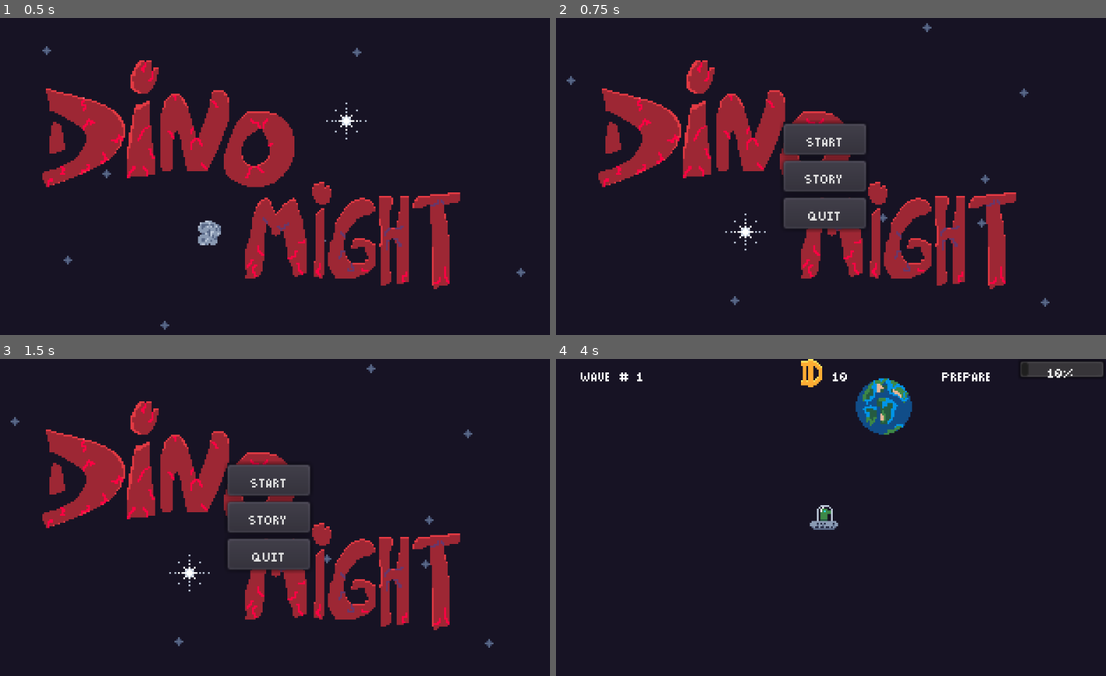
Above: before the commit, frames 1-4 (two rows, left to right).
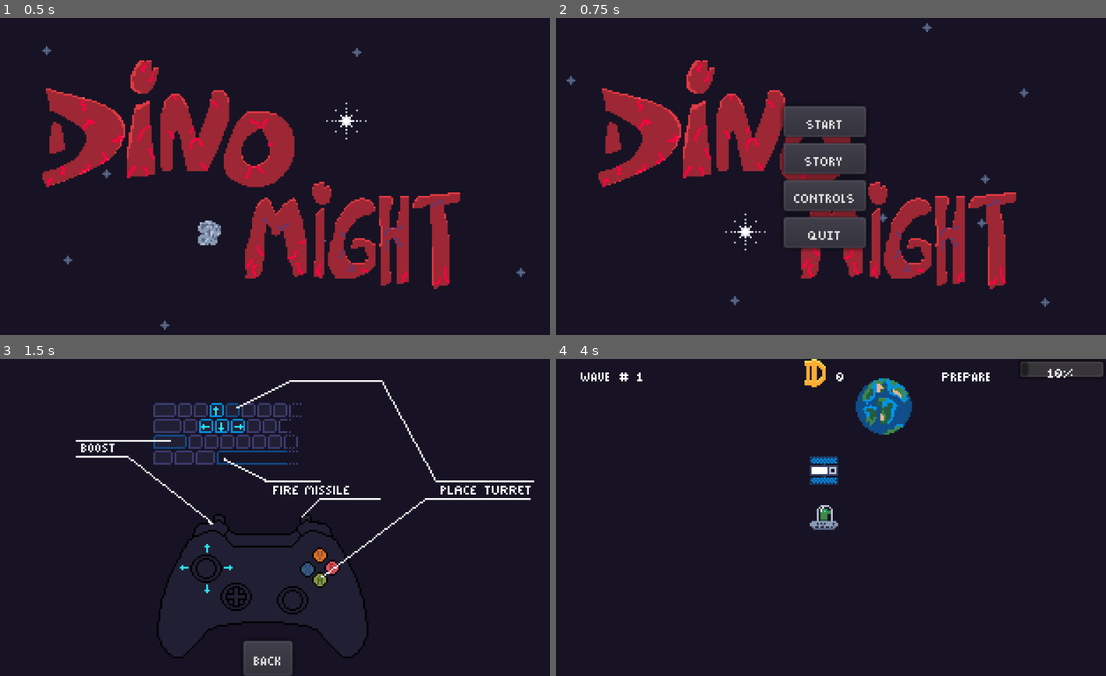
Above: after the commit, the same moments.

Repository: SylvainSoKette/ld50
Game: Godot game, scene res://scenes/IntroCutscene.tscn
Two runs of this game, one before a commit and one after it. Both use one fixed random seed, a clock stepped at 60 frames per second and the inputs below.
Inputs (mouse positions are in pixels of both pictures, inside the frame that each line leads up to):
- Up to frame 1 (0.5 s): no input
- Up to frame 2 (0.75 s): tap Enter (ui_accept) at 0.5 s; hold F (move_right) from 0.53 s (still down); tap R (place_turret, bound only after the commit) at 0.6 s
- Up to frame 3 (1.5 s): tap Enter (ui_accept) at 0.77, 0.8, 1.07 s; release F (move_right) at 1.25 s; click (269, 536) at 1.25 s, where only the run after the commit has a clickable "Controls"
- Up to frame 4 (4 s): click (825, 656) at 2 s, where only the run after the commit has a clickable "Back"; click "Start" at 2.75 s; tap Enter (ui_accept) at 3.5, 3.6, 3.77 s; hold D (move_down) from 3.53 s (still down); tap R (place_turret, bound only after the commit) at 3.8 s

Frame 1 is identical in both runs. In frame 2, 3.6% of the frame differs, in the area x 40-57%, y 27-74%; in frame 3, 20%, in the area x 1-98%, y 1-100%; in frame 4, 0.7%.

Commit message:
controls menu + music added

Diff:
--- a/entities/Player.gd
+++ b/entities/Player.gd
@@ -50,5 +50,5 @@
 		can_fire = true
 
 func _place_missile_turret() -> void:
-	if Input.is_action_just_pressed("ui_left"):
+	if Input.is_action_just_pressed("place_turret"):
 		emit_signal("drop_turret", missile_turret, self.global_position)
--- a/project.godot
+++ b/project.godot
@@ -98,6 +98,12 @@
 
 [input]
 
+ui_cancel={
+"deadzone": 0.5,
+"events": [ Object(InputEventKey,"resource_local_to_scene":false,"resource_name":"","device":0,"alt":false,"shift":false,"control":false,"meta":false,"command":false,"pressed":false,"scancode":16777217,"physical_scancode":0,"unicode":0,"echo":false,"script":null)
+, Object(InputEventJoypadButton,"resource_local_to_scene":false,"resource_name":"","device":0,"button_index":3,"pressure":0.0,"pressed":false,"script":null)
+ ]
+}
 move_left={
 "deadzone": 0.5,
 "events": [ Object(InputEventKey,"resource_local_to_scene":false,"resource_name":"","device":0,"alt":false,"shift":false,"control":false,"meta":false,"command":false,"pressed":false,"scancode":0,"physical_scancode":83,"unicode":0,"echo":false,"script":null)
@@ -131,12 +137,22 @@
 "deadzone": 0.5,
 "events": [ Object(InputEventKey,"resource_local_to_scene":false,"resource_name":"","device":0,"alt":false,"shift":false,"control":false,"meta":false,"command":false,"pressed":false,"scancode":0,"physical_scancode":32,"unicode":0,"echo":false,"script":null)
 , Object(InputEventJoypadButton,"resource_local_to_scene":false,"resource_name":"","device":0,"button_index":5,"pressure":0.0,"pressed":false,"script":null)
+, Object(InputEventJoypadButton,"resource_local_to_scene":false,"resource_name":"","device":0,"button_index":7,"pressure":0.0,"pressed":false,"script":null)
+, Object(InputEventJoypadButton,"resource_local_to_scene":false,"resource_name":"","device":0,"button_index":9,"pressure":0.0,"pressed":false,"script":null)
  ]
 }
 boost={
 "deadzone": 0.5,
 "events": [ Object(InputEventKey,"resource_local_to_scene":false,"resource_name":"","device":0,"alt":false,"shift":false,"control":false,"meta":false,"command":false,"pressed":false,"scancode":0,"physical_scancode":16777237,"unicode":0,"echo":false,"script":null)
 , Object(InputEventJoypadButton,"resource_local_to_scene":false,"resource_name":"","device":0,"button_index":4,"pressure":0.0,"pressed":false,"script":null)
+, Object(InputEventJoypadButton,"resource_local_to_scene":false,"resource_name":"","device":0,"button_index":6,"pressure":0.0,"pressed":false,"script":null)
+, Object(InputEventJoypadButton,"resource_local_to_scene":false,"resource_name":"","device":0,"button_index":8,"pressure":0.0,"pressed":false,"script":null)
+ ]
+}
+place_turret={
+"deadzone": 0.5,
+"events": [ Object(InputEventKey,"resource_local_to_scene":false,"resource_name":"","device":0,"alt":false,"shift":false,"control":false,"meta":false,"command":false,"pressed":false,"scancode":0,"physical_scancode":82,"unicode":0,"echo":false,"script":null)
+, Object(InputEventJoypadButton,"resource_local_to_scene":false,"resource_name":"","device":0,"button_index":0,"pressure":0.0,"pressed":false,"script":null)
  ]
 }
 
--- /dev/null
+++ b/scenes/Controls.gd
@@ -0,0 +1,9 @@
+extends Control
+
+
+func _process(delta):
+	if Input.is_action_just_pressed("ui_cancel"):
+		get_tree().change_scene("res://scenes/MainMenu.tscn")
+
+func _on_Button_pressed():
+	get_tree().change_scene("res://scenes/MainMenu.tscn")
--- /dev/null
+++ b/scenes/Controls.tscn
@@ -0,0 +1,29 @@
+[gd_scene load_steps=4 format=2]
+
+[ext_resource path="res://assets/sprites/controls.png" type="Texture" id=1]
+[ext_resource path="res://assets/main_theme.tres" type="Theme" id=2]
+[ext_resource path="res://scenes/Controls.gd" type="Script" id=3]
+
+[node name="Controls" type="Control"]
+anchor_right = 1.0
+anchor_bottom = 1.0
+theme = ExtResource( 2 )
+script = ExtResource( 3 )
+
+[node name="TextureRect" type="TextureRect" parent="."]
+anchor_right = 1.0
+anchor_bottom = 1.0
+texture = ExtResource( 1 )
+expand = true
+
+[node name="Button" type="Button" parent="."]
+anchor_left = 0.5
+anchor_top = 1.0
+anchor_right = 0.5
+anchor_bottom = 1.0
+margin_left = -14.0
+margin_top = -20.0
+margin_right = 14.0
+text = "Back"
+
+[connection signal="pressed" from="Button" to="." method="_on_Button_pressed"]
--- a/scenes/MainGame.gd
+++ b/scenes/MainGame.gd
@@ -22,6 +22,8 @@
 onready var turrets_layer := $Space/Turrets
 onready var projectiles_layer := $Space/Projectiles
 onready var player := $Space/Player
+
+onready var music_player = $AudioStreamPlayer
 
 var wave setget _set_wave
 var money setget _set_money
--- a/scenes/MainGame.tscn
+++ b/scenes/MainGame.tscn
@@ -7,6 +7,7 @@
 [ext_resource path="res://entities/Asteroid.tscn" type="PackedScene" id=5]
 [ext_resource path="res://scenes/MainGame.gd" type="Script" id=6]
 [ext_resource path="res://scenes/HUD.gd" type="Script" id=7]
+[ext_resource path="res://assets/musics/theme.ogg" type="AudioStream" id=8]
 
 [sub_resource type="AtlasTexture" id=5]
 atlas = ExtResource( 1 )
@@ -18,6 +19,10 @@
 asteroid_min_distance = 1700
 asteroid_max_distance = 2500
 asteroid = ExtResource( 5 )
+
+[node name="AudioStreamPlayer" type="AudioStreamPlayer" parent="."]
+stream = ExtResource( 8 )
+autoplay = true
 
 [node name="GameClock" type="Timer" parent="."]
 autostart = true
--- a/scenes/MainMenu.gd
+++ b/scenes/MainMenu.gd
@@ -14,5 +14,9 @@
 	get_tree().change_scene("res://scenes/Story.tscn")
 
 
+func _on_ControlsButton_pressed():
+	get_tree().change_scene("res://scenes/Controls.tscn")
+
+
 func _on_QuitButton_pressed():
 	get_tree().quit()
--- a/scenes/MainMenu.tscn
+++ b/scenes/MainMenu.tscn
@@ -1,15 +1,20 @@
-[gd_scene load_steps=5 format=2]
+[gd_scene load_steps=6 format=2]
 
 [ext_resource path="res://assets/sprites/background-01.png" type="Texture" id=1]
 [ext_resource path="res://assets/main_theme.tres" type="Theme" id=2]
 [ext_resource path="res://assets/sprites/title.png" type="Texture" id=3]
 [ext_resource path="res://scenes/MainMenu.gd" type="Script" id=4]
+[ext_resource path="res://assets/musics/intro.ogg" type="AudioStream" id=5]
 
 [node name="MainMenu" type="Control"]
 anchor_right = 1.0
 anchor_bottom = 1.0
 theme = ExtResource( 2 )
 script = ExtResource( 4 )
+
+[node name="AudioStreamPlayer" type="AudioStreamPlayer" parent="."]
+stream = ExtResource( 5 )
+autoplay = true
 
 [node name="Background" type="TextureRect" parent="."]
 anchor_right = 1.0
@@ -37,23 +42,30 @@
 alignment = 1
 
 [node name="StartButton" type="Button" parent="VBoxContainer"]
-margin_top = 239.0
+margin_top = 228.0
 margin_right = 47.0
-margin_bottom = 257.0
+margin_bottom = 246.0
 text = "Start"
 
 [node name="StoryButton" type="Button" parent="VBoxContainer"]
-margin_top = 261.0
+margin_top = 250.0
 margin_right = 47.0
-margin_bottom = 279.0
+margin_bottom = 268.0
 text = "Story"
 
+[node name="ControlsButton" type="Button" parent="VBoxContainer"]
+margin_top = 272.0
+margin_right = 47.0
+margin_bottom = 290.0
+text = "Controls"
+
 [node name="QuitButton" type="Button" parent="VBoxContainer"]
-margin_top = 283.0
+margin_top = 294.0
 margin_right = 47.0
-margin_bottom = 301.0
+margin_bottom = 312.0
 text = "Quit"
 
 [connection signal="pressed" from="VBoxContainer/StartButton" to="." method="_on_StartButton_pressed"]
 [connection signal="pressed" from="VBoxContainer/StoryButton" to="." method="_on_StoryButton_pressed"]
+[connection signal="pressed" from="VBoxContainer/ControlsButton" to="." method="_on_ControlsButton_pressed"]
 [connection signal="pressed" from="VBoxContainer/QuitButton" to="." method="_on_QuitButton_pressed"]
Binary file added: assets/sprites/controls.png
Binary file added: raws/controls.aseprite
Not shown: 1 places in scenes/MainGame.tscn that only renumber resources
Not shown, added: assets/musics/intro.ogg
Not shown, added: assets/musics/theme.ogg
Not shown, added: raws/intro.wav
Not shown, added: raws/theme.wav
